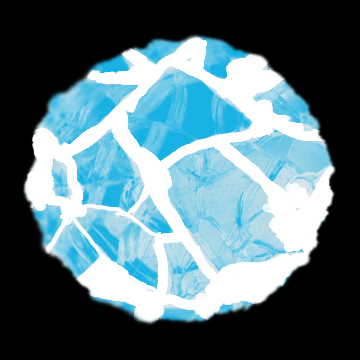
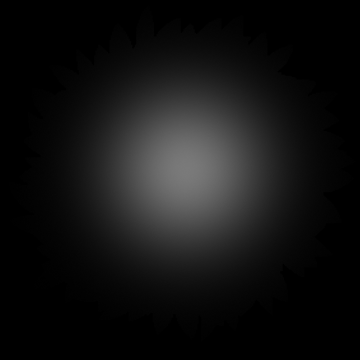
Layers edited between the first and the second 360 x 360 image:
added layer "Layer 8" above "Layer 7" over (22, 13, 347, 331)
hid "Layer 4" over (23, 37, 337, 325)
hid "Layer 3" over (22, 32, 337, 327)
